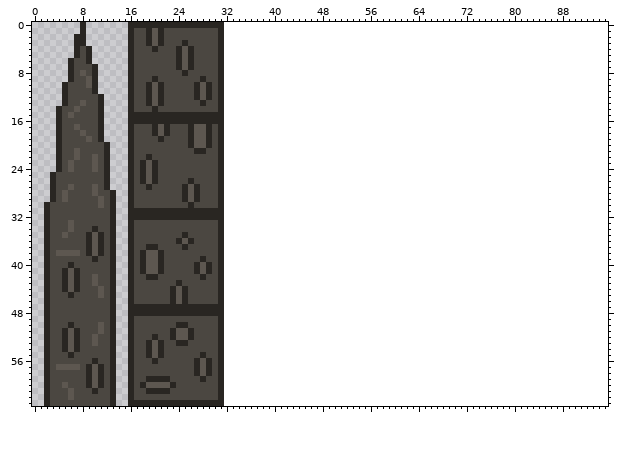
Pixel-art file, stored at assets/aseprite/cave.aseprite. The picture above was drawn from the file before the commit.
32x64 pixels, 1 frame. The old version is drawn lined up with the new one, on the new canvas.
The same view after the edit:
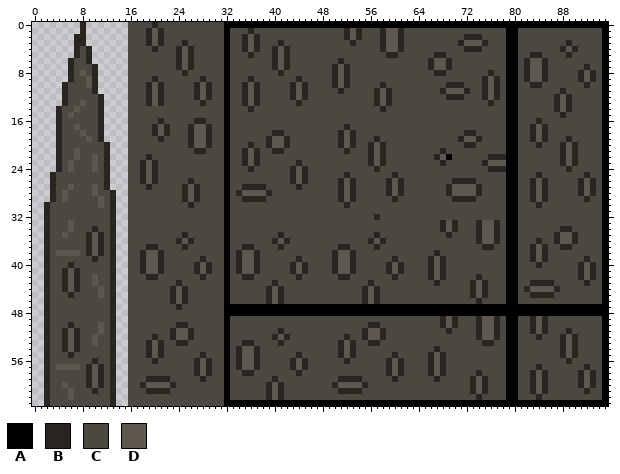
Palette (. is transparent): A #000000  B #292622  C #4b4741  D #5d5750
Log entry: Replaced cave.png with bitmask
Difference:
canvas 32x64 -> 96x64
Changed rows in their new state; - is an unchanged pixel.
first column x 16:
 0 CCCC-CCCCCCCCCCCAAAAAAAAAAAAAAAAAAAAAAAAAAAAAAAAAAAAAAAAAAAAAAAAAAAAAAAAAAAAAAAA
 1 C--------------CACCCBCCCCCCCCCCCCCCCBDBCCCBDDBCCCCCCCCCCCCCCCCCAACCCCCCCCCCCCCCA
 2 C--------------CACCBDBCCCCCCCCCCCCCCBDBCCCBDDBCCCCCCCCCCBBBCCCCAACCCCCCCCCCCCCCA
 3 C--------------CACCBDBCCCBCCCCCCCCCCCBCCCCBDDBCCCCCCCCCBDDDBCCCAACCCCCCCCBCCCCCA
 4 C--------------CACCBDBCCBDBCCCCCCCCCCCCCCCBDDBCCCCCCCCCCBBBCCCCAACCCCCCCBDBCCCCA
 5 C--------------CACCCBCCCBDBCCCCCCCCCCCCCCCCBBCCCCCCBBCCCCCCCCCCAACCBBCCCCBCCCCCA
 6 C--------------CACCCCCCCBDBCCCCCCCCBCCCCCCCCCCCCCCBDDBCCCCCCCCCAACBDDBCCCCCCCCCA
 7 C--------------CACCCCCCCBDBCCCCCCCBDBCCCCCCCCCCCCCBDDBCCCCCCCCCAACBDDBCCCCCCBCCA
 8 C--------------CACCCCCCCCBCCCCCCCCBDBCCCCCCCCCCCCCCBBCCCCCCCBCCAACBDDBCCCCCBDBCA
 9 C--------------CACCCBCCCCCCCBCCCCCBDBCCCCCCCCCCCCCCCCCCCCCCBDBCAACBDDBCCCCCBDBCA
10 C--------------CACCBDBCCCCCBDBCCCCBDBCCCCCBCCCCCCCCCCBBBCCCBDBCAACCBBCCCCCCCBCCA
11 C--------------CACCBDBCCCCCBDBCCCCCBCCCCCBDBCCCCCCCCBDDDBCCBDBCAACCCCCCCBCCCCCCA
12 C--------------CACCBDBCCCCCBDBCCCCCCCCCCCBDBCCCCCCCCCBBBCCCBDBCAACCCCCCBDBCCCCCA
13 C--------------CACCBDBCCCCCCBCCCCCCCCCCCCBDBCCCCCCCCCCCCCCCCBCCAACCCCCCBDBCCCCCA
14 C---C----------CACCCBCCCCCCCCCCCCCCCCCCCCCBCCCCCCCCCCCCCCCCCCCCAACCCCCCBDBCCCCCA
15 CCCCCCCCCCCCCCCCACCCCCCCCCCCCCCCCCCCCCCCCCCCCCCCCCCCCCCCCCCCCCCAACCCCCCCBCCCCCCA
16 CCCCC-CCCCC--CCCACCCCCCCCCCCCCCCCCCCCCCCCCCCCCCCCCCCCCCCCCCCCCCAACCCBCCCCCCCCCCA
17 C--------------CACCCCCCCCCCCCCCCCCCCBCCCCCCCCCCCCCCCCCCCCCCCCCCAACCBDBCCCCCCCCCA
18 C--------------CACCCCCCCBBCCCCCCCCCBDBCCCCCCCCCCCCCCCCCCBBCCCCCAACCBDBCCCCCCCCCA
19 C--------------CACCCCCCBDDBCCCCCCCCBDBCCCBCCCCCCCCCCCCCBDDBCCCCAACCBDBCCCBCCCCCA
20 C--------------CACCCBCCBDDBCCCCCCCCBDBCCBDBCCCCCCCCCCCCCBBCCCCCAACCCBCCCBDBCCCCA
21 C--------------CACCBDBCCBBCCCCCCCCCCBCCCBDBCCCCCCCCCBCCCCCCCCCCAACCCCCCCBDBCCCCA
22 C--------------CACCBDBCCCCCCCCCCCCCCCCCCBDBCCCCCCCCBDACCCCCCBBBAACCCCCCCBDBCCCCA
23 C--------------CACCBDBCCCCCCBCCCCCCCCCCCBDBCCCCCCCCCBCCCCCCBDDDAACCCCCCCBDBCCCCA
24 C--------------CACCCBCCCCCCBDBCCCCCCCCCCCBCCCCCCCCCCCCCCCCCCBBBAACCCCCCCCBCCCCCA
25 C--------------CACCCCCCCCCCBDBCCCCCCBCCCCCCCBCCCCCCCCCCCCCCCCCCAACCCBCCCCCCCBCCA
26 C--------------CACCCCCCCCCCBDBCCCCCBDBCCCCCBDBCCCCCCCCBBBBCCCCCAACCBDBCCCCCBDBCA
27 C--------------CACCBBBBCCCCCBCCCCCCBDBCCCCCBDBCCCCCCCBDDDDBCCCCAACCBDBCCCCCBDBCA
28 C--------------CACBDDDDBCCCCCCCCCCCBDBCCCCCBDBCCCCCCCBDDDDBCCCCAACCBDBCCCCCBDBCA
29 C--------------CACCBBBBCCCCCCCCCCCCBDBCCCCCCBCCCCCCCCCBBBBCCCCCAACCBDBCCCCCCBCCA
30 C--------------CACCCCCCCCCCCCCCCCCCCBCCCCCCCCCCCCCCCCCCCCCCCCCCAACCCBCCCCCCCCCCA
31 CCCCCCCCCCCCCCCCACCCCCCCCCCCCCCCCCCCCCCCCCCCCCCCCCCCCCCCCCCCCCCAACCCCCCCCCCCCCCA
32 CCCCCCCCCCCCCCCCACCCCCCCCCCCCCCCCCCCCCCCCBCCCCCCCCCCCCCCCCCCCCCAACCCCCCCCCCCCCCA
33 C--------------CACCCCCCCCCCCCCCCCCCCCCCCCCCCCCCCCCCCBDBCCCBDDBCAACCCCCCCCCCCCCCA
34 C--------------CACCCCCCCCCCCCCCCCCCCCCCCCCCCCCCCCCCCBDBCCCBDDBCAACCCCCCCBBCCCCCA
35 C--------------CACCCCCCCCBCCCCCCCCCCCCCCCBCCCCCCCCCCCBCCCCBDDBCAACCCCCCBDDBCCCCA
36 C--------------CACCCCCCCBDBCCCCCCCCCCCCCBDBCCCCCCCCCCCCCCCBDDBCAACCCBCCBDDBCCCCA
37 C--------------CACCBBCCCCBCCCCCCCCCBBCCCCBCCCCCCCCCCCCCCCCCBBCCAACCBDBCCBBCCCCCA
38 C--------------CACBDDBCCCCCCCCCCCCBDDBCCCCCCCCCCCCCBCCCCCCCCCCCAACCBDBCCCCCCCCCA
39 C--------------CACBDDBCCCCCCBCCCCCBDDBCCCCCCBCCCCCBDBCCCCCCCCCCAACCBDBCCCCCCBCCA
40 C--------------CACBDDBCCCCCBDBCCCCBDDBCCCCCBDBCCCCBDBCCCCCCCCCCAACCCBCCCCCCBDBCA
41 C--------------CACBDDBCCCCCBDBCCCCBDDBCCCCCBDBCCCCBDBCCCCCCCCCCAACCCCCCCCCCBDBCA
42 C--------------CACCBBCCCCCCCBCCCCCCBBCCCCCCCBCCCCCBDBCCCCCBCCCCAACCCCCCCCCCBDBCA
43 C--------------CACCCCCCCBCCCCCCCCCCCCCCCBCCCCCCCCCCBCCCCCBDBCCCAACCBBBBCCCCCBCCA
44 C--------------CACCCCCCBDBCCCCCCCCCCCCCBDBCCCCCCCCCCCCCCCBDBCCCAACBDDDDBCCCCCCCA
45 C--------------CACCCCCCBDBCCCCCCCCCCCCCBDBCCCCCCCCCCCCCCCBDBCCCAACCBBBBCCCCCCCCA
46 C--------------CACCCCCCBDBCCCCCCCCCCCCCBDBCCCCCCCCCCCCCCCCBCCCCAACCCCCCCCCCCCCCA
47 CCCCCCCC-CCCCCCCAAAAAAAAAAAAAAAAAAAAAAAAAAAAAAAAAAAAAAAAAAAAAAAAAAAAAAAAAAAAAAAA
48 CCCCCCCCCCCCCCCCAAAAAAAAAAAAAAAAAAAAAAAAAAAAAAAAAAAAAAAAAAAAAAAAAAAAAAAAAAAAAAAA
49 C--------------CACCCCCCCCCCCCCCCCCCCCCCCCCCCCCCCCCCCBDBCCCBDDBCAACCBDBCCCCCCCCCA
50 C--------------CACCCCCCCCCCCCCCCCCCCCCCCBBCCCCCCCCCCBDBCCCBDDBCAACCBDBCCCCCCCCCA
51 C--------------CACCCCCCCCBCCCCCCCCCCCCCBDDBCCCCCCCCCCBCCCCBDDBCAACCBDBCCCBCCCCCA
52 C--------------CACCCCCCCBDBCCCCCCCCCBCCBDDBCCCCCCCCCCCCCCCBDDBCAACCCBCCCBDBCCCCA
53 C--------------CACCBBCCCCBCCCCCCCCCBDBCCBBCCCCCCCCCCCCCCCCCBBCCAACCCCCCCBDBCCCCA
54 C--------------CACBDDBCCCCCCCCCCCCCBDBCCCCCCCCCCCCCBCCCCCCCCCCCAACCCCCCCBDBCCCCA
55 C--------------CACBDDBCCCCCCBCCCCCCBDBCCCCCCBCCCCCBDBCCCCCCCCCCAACCCCCCCBDBCCCCA
56 C--------------CACBDDBCCCCCBDBCCCCCCBCCCCCCBDBCCCCBDBCCCCCCCCCCAACCCCCCCCBCCCCCA
57 C--------------CACBDDBCCCCCBDBCCCCCCCCCCCCCBDBCCCCBDBCCCCCCCCCCAACCCBCCCCCCCBCCA
58 C--------------CACCBBCCCCCCCBCCCCCCCCCCCCCCBDBCCCCBDBCCCCCBCCCCAACCBDBCCCCCBDBCA
59 C--------------CACCCCCCCBCCCCCCCCCCBBBBCCCCCBCCCCCCBCCCCCBDBCCCAACCBDBCCCCCBDBCA
60 C--------------CACCCCCCBDBCCCCCCCCBDDDDBCCCCCCCCCCCCCCCCCBDBCCCAACCBDBCCCCCBDBCA
61 C--------------CACCCCCCBDBCCCCCCCCCBBBBCCCCCCCCCCCCCCCCCCBDBCCCAACCBDBCCCCCCBCCA
62 C--------------CACCCCCCBDBCCCCCCCCCCCCCCCCCCCCCCCCCCCCCCCCBCCCCAACCCBCCCCCCCCCCA
63 CCCCCCCCCCCCCCCCAAAAAAAAAAAAAAAAAAAAAAAAAAAAAAAAAAAAAAAAAAAAAAAAAAAAAAAAAAAAAAAA
Where, in picture pixels (left, top, right, bottom), the same in both pictures:
changed: (128, 22, 608, 406)
